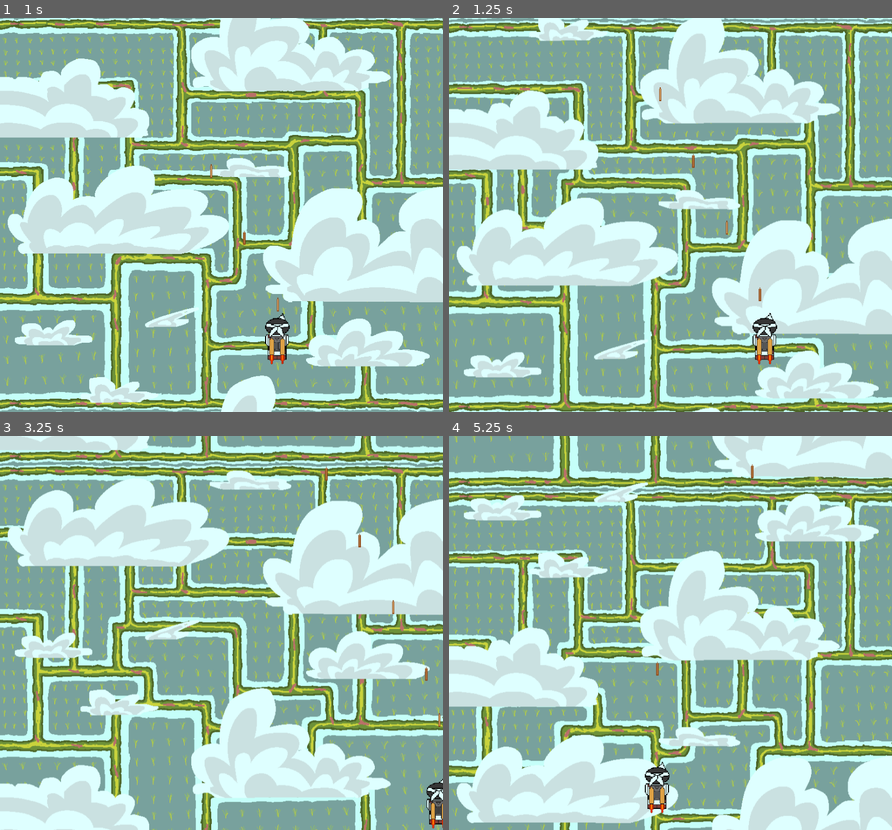
Above: before the commit, frames 1-4 (two rows, left to right).
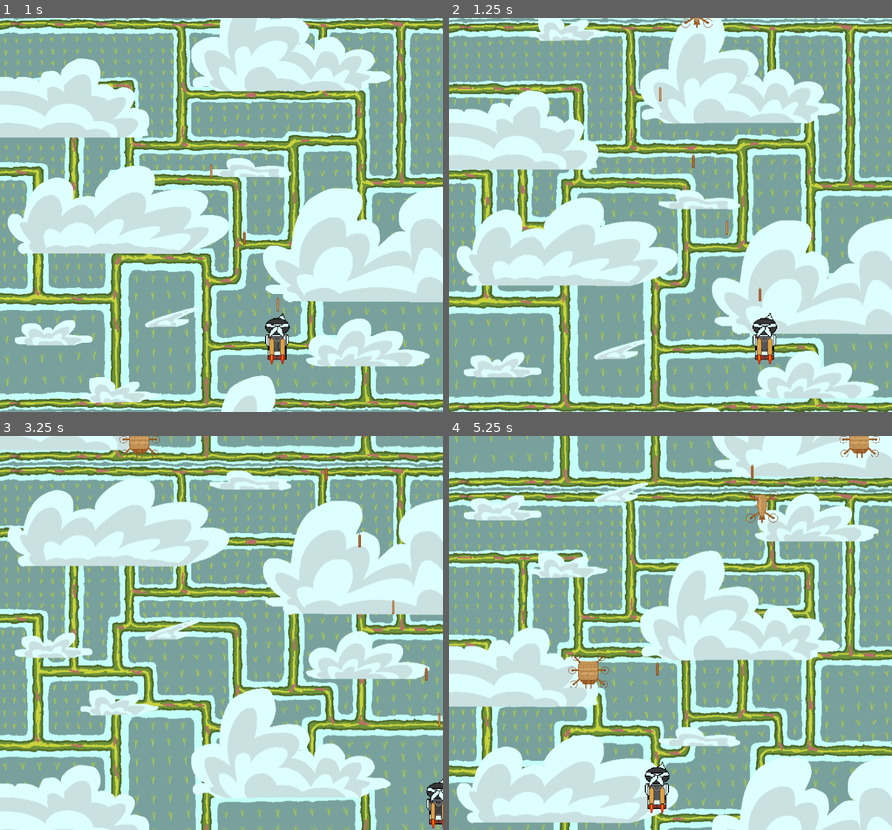
Above: after the commit, the same moments.

Repository: lats99/AdventureofKabayan
Game: Godot game, scene res://scenes/main.tscn
The game is run twice, just before and just after one commit, with the same random seed, the same clock (stepped at 60 frames per second) and the same inputs.
Inputs (mouse positions are in pixels of both pictures, inside the frame that each line leads up to):
- Up to frame 1 (1 s): move the mouse to (318, 195) at 0.52 s; press the mouse at (318, 195) at 0.53 s; hold D (move_right) from 0.53 s (still down)
- Up to frame 2 (1.25 s): keep holding D (move_right)
- Up to frame 3 (3.25 s): move the mouse to (132, 652) at 1.27 s; release D (move_right) at 1.28 s; release the mouse at (132, 652) at 1.28 s; hold S (move_down) 1.28-2.03 s; click (132, 652) at 1.35 s; move the mouse to (265, 546) at 2.02 s; press the mouse at (265, 546) at 2.03 s; hold D (move_right) 2.03-2.78 s; move the mouse to (199, 711) at 2.77 s; release the mouse at (199, 711) at 2.78 s; hold W (move_up) from 2.78 s (still down); click (199, 711) at 2.85 s
- Up to frame 4 (5.25 s): move the mouse to (803, 692) at 3.52 s; release W (move_up) at 3.53 s; press the mouse at (803, 692) at 3.53 s; hold A (move_left) 3.53-5.03 s; move the mouse to (537, 573) at 4.27 s; release the mouse at (537, 573) at 4.28 s; click (537, 573) at 4.35 s; move the mouse to (692, 633) at 5.02 s; press the mouse at (692, 633) at 5.03 s; hold S (move_down) from 5.03 s (still down)

Frame 1 is identical in both runs. In frame 2, less than 0.1% of the frame differs, in the area x 52-60%, y 0-3%; in frame 3, 0.3%; in frame 4, 0.8%, in the area x 26-98%, y 0-65%.

Commit message:
Add enemies and its mechanism

Diff:
--- a/project.godot
+++ b/project.godot
@@ -83,3 +83,9 @@
 "events": [Object(InputEventMouseButton,"resource_local_to_scene":false,"resource_name":"","device":-1,"window_id":0,"a …(257 unchanged characters)…
 ]
 }
+
+[layer_names]
+
+2d_physics/layer_1="player"
+2d_physics/layer_2="enemy"
+2d_physics/layer_3="bullets"
--- /dev/null
+++ b/scenes/adv_enemy.tscn
@@ -0,0 +1,24 @@
+[gd_scene load_steps=3 format=3 uid="uid://cce3fe67tn5lc"]
+
+[ext_resource type="Texture2D" uid="uid://vvudkyoufxvc" path="res://assets/textures/AdvanceDrones.png" id="1_8xbnu"]
+[ext_resource type="Script" uid="uid://cub0jti6wjqk3" path="res://scripts/adv_enemy.gd" id="1_mr0vp"]
+
+[node name="AdvEnemy" type="Area2D"]
+collision_layer = 2
+collision_mask = 5
+script = ExtResource("1_mr0vp")
+speed = 300
+
+[node name="Sprite2D" type="Sprite2D" parent="."]
+texture_filter = 1
+scale = Vector2(0.8, 0.8)
+texture = ExtResource("1_8xbnu")
+
+[node name="CollisionPolygon2D" type="CollisionPolygon2D" parent="."]
+polygon = PackedVector2Array(-26, -33, -28, -30, -28, -24, -20, -11, -40, -11, -12, 3, -8, 11, -17, 11, 0, 31, 16, 11, 8, 11, 13, 2, 38, -11, 19, -11, 28, -27, 27, -32, 25, -34, 11, -23, 0, -32, -11, -24)
+
+[node name="VisibleOnScreenNotifier2D" type="VisibleOnScreenNotifier2D" parent="."]
+position = Vector2(0, -55)
+
+[connection signal="body_entered" from="." to="." method="_on_body_entered"]
+[connection signal="screen_exited" from="VisibleOnScreenNotifier2D" to="." method="_on_visible_on_screen_notifier_2d_screen_exited"]
--- a/scenes/bullets.tscn
+++ b/scenes/bullets.tscn
@@ -7,6 +7,8 @@
 size = Vector2(4.5, 28)
 
 [node name="Bullets" type="Area2D"]
+collision_layer = 4
+collision_mask = 2
 script = ExtResource("1_atg88")
 
 [node name="Sprite2D" type="Sprite2D" parent="."]
@@ -23,4 +25,5 @@
 position = Vector2(1, 5)
 scale = Vector2(0.3, 0.15)
 
+[connection signal="area_entered" from="." to="." method="_on_area_entered"]
 [connection signal="screen_exited" from="VisibleOnScreenNotifier2D" to="." method="_on_visible_on_screen_notifier_2d_screen_exited"]
--- /dev/null
+++ b/scenes/enemy.tscn
@@ -0,0 +1,24 @@
+[gd_scene load_steps=3 format=3 uid="uid://bv6ralo3qoiyi"]
+
+[ext_resource type="Texture2D" uid="uid://bgdqxvc7xlaxw" path="res://assets/textures/RegularDrone.png" id="1_7p1mj"]
+[ext_resource type="Script" uid="uid://c1l6r37o86nkj" path="res://scripts/enemy.gd" id="1_md0e3"]
+
+[node name="Enemy" type="Area2D"]
+texture_filter = 1
+collision_layer = 2
+collision_mask = 5
+script = ExtResource("1_md0e3")
+
+[node name="Sprite2D" type="Sprite2D" parent="."]
+texture_filter = 1
+scale = Vector2(0.8, 0.8)
+texture = ExtResource("1_7p1mj")
+
+[node name="CollisionPolygon2D" type="CollisionPolygon2D" parent="."]
+polygon = PackedVector2Array(-7, -23, -11, -3, -5, 17, -7, 26, 7, 26, 5, 17, 11, -1, 7, -23)
+
+[node name="VisibleOnScreenNotifier2D" type="VisibleOnScreenNotifier2D" parent="."]
+position = Vector2(0, -50)
+
+[connection signal="body_entered" from="." to="." method="_on_body_entered"]
+[connection signal="screen_exited" from="VisibleOnScreenNotifier2D" to="." method="_on_visible_on_screen_notifier_2d_screen_exited"]
--- a/scenes/main.tscn
+++ b/scenes/main.tscn
@@ -1,12 +1,16 @@
-[gd_scene load_steps=5 format=3 uid="uid://dv7td75mgxyav"]
+[gd_scene load_steps=8 format=3 uid="uid://dv7td75mgxyav"]
 
 [ext_resource type="Script" uid="uid://dcgeupljj4fhc" path="res://scripts/main.gd" id="1_0xm2m"]
 [ext_resource type="Texture2D" uid="uid://cmih33sbbkrbk" path="res://assets/textures/bg_ricefield3.png" id="2_0xm2m"]
 [ext_resource type="Texture2D" uid="uid://bp5s3gyww4v7x" path="res://assets/textures/bg_cloud2.png" id="3_h2yge"]
 [ext_resource type="PackedScene" uid="uid://d4jkwtm3fvw4t" path="res://scenes/player.tscn" id="4_jyhfs"]
+[ext_resource type="PackedScene" uid="uid://bv6ralo3qoiyi" path="res://scenes/enemy.tscn" id="5_tbgi4"]
+[ext_resource type="PackedScene" uid="uid://di8rxrjsc1a46" path="res://scenes/med_enemy.tscn" id="6_tefeu"]
+[ext_resource type="PackedScene" uid="uid://cce3fe67tn5lc" path="res://scenes/adv_enemy.tscn" id="7_o6xl0"]
 
 [node name="Main" type="Node2D"]
 script = ExtResource("1_0xm2m")
+enemy_scenes = Array[PackedScene]([ExtResource("5_tbgi4"), ExtResource("6_tefeu"), ExtResource("7_o6xl0")])
 
 [node name="Player" parent="." instance=ExtResource("4_jyhfs")]
 position = Vector2(409, 630)
@@ -34,4 +38,10 @@
 
 [node name="BulletsContainer" type="Node2D" parent="."]
 
+[node name="EnemyContainer" type="Node2D" parent="."]
+
+[node name="EnemySpawnTimer" type="Timer" parent="."]
+autostart = true
+
 [connection signal="bullets_shot" from="Player" to="." method="_on_player_bullets_shot"]
+[connection signal="timeout" from="EnemySpawnTimer" to="." method="_on_enemy_spawn_timer_timeout"]
--- /dev/null
+++ b/scenes/med_enemy.tscn
@@ -0,0 +1,25 @@
+[gd_scene load_steps=3 format=3 uid="uid://di8rxrjsc1a46"]
+
+[ext_resource type="Script" uid="uid://bspx41a5mc4o5" path="res://scripts/med_enemy.gd" id="1_aua1i"]
+[ext_resource type="Texture2D" uid="uid://bli3qtrg0gp3o" path="res://assets/textures/MediumDrones.png" id="1_dewq5"]
+
+[node name="MedEnemy" type="Area2D"]
+texture_filter = 1
+collision_layer = 2
+collision_mask = 5
+script = ExtResource("1_aua1i")
+speed = 225
+
+[node name="Sprite2D" type="Sprite2D" parent="."]
+texture_filter = 1
+scale = Vector2(0.8, 0.8)
+texture = ExtResource("1_dewq5")
+
+[node name="CollisionPolygon2D" type="CollisionPolygon2D" parent="."]
+polygon = PackedVector2Array(-19, -17, 18, -17, 18, 20, 10, 28, -10, 28, -20, 18)
+
+[node name="VisibleOnScreenNotifier2D" type="VisibleOnScreenNotifier2D" parent="."]
+position = Vector2(0, -50)
+
+[connection signal="body_entered" from="." to="." method="_on_body_entered"]
+[connection signal="screen_exited" from="VisibleOnScreenNotifier2D" to="." method="_on_visible_on_screen_notifier_2d_screen_exited"]
--- a/scenes/player.tscn
+++ b/scenes/player.tscn
@@ -4,6 +4,7 @@
 [ext_resource type="Script" uid="uid://cds34ra5i6fqd" path="res://scripts/player.gd" id="1_g2els"]
 
 [node name="Player" type="CharacterBody2D" groups=["player"]]
+collision_mask = 2
 motion_mode = 1
 script = ExtResource("1_g2els")
 
--- /dev/null
+++ b/scripts/adv_enemy.gd
@@ -0,0 +1,28 @@
+class_name AdvEnemy extends Area2D
+
+@export var speed = 150
+@export var hp = 2
+
+# Called when the node enters the scene tree for the first time.
+func _ready() -> void:
+	pass # Replace with function body.
+
+# Called every frame. 'delta' is the elapsed time since the previous frame.
+func _process(delta: float) -> void:
+	global_position.y += speed * delta
+
+func die():
+	queue_free()
+
+func _on_body_entered(body: Node2D) -> void:
+	if body is Player:
+		body.die()
+		die()
+
+func _on_visible_on_screen_notifier_2d_screen_exited() -> void:
+	queue_free()
+
+func take_damage(amount):
+	hp -= amount
+	if hp <= 0:
+		die()
--- a/scripts/bullets.gd
+++ b/scripts/bullets.gd
@@ -1,6 +1,7 @@
 extends Area2D
 
 @export var speed = 600
+@export var damage = 1
 # Called when the node enters the scene tree for the first time.
 func _ready() -> void:
 	pass # Replace with function body.
@@ -13,3 +14,14 @@
 
 func _on_visible_on_screen_notifier_2d_screen_exited() -> void:
 	queue_free()
+
+func _on_area_entered(area: Area2D) -> void:
+	if area is Enemy:
+		area.take_damage(damage)
+		queue_free()
+	elif area is MedEnemy:
+		area.take_damage(damage)
+		queue_free()
+	elif area is AdvEnemy:
+		area.take_damage(damage)
+		queue_free()
--- /dev/null
+++ b/scripts/enemy.gd
@@ -0,0 +1,28 @@
+class_name Enemy extends Area2D
+
+@export var speed = 150
+@export var hp = 1
+# Called when the node enters the scene tree for the first time.
+func _ready() -> void:
+	pass # Replace with function body.
+
+
+# Called every frame. 'delta' is the elapsed time since the previous frame.
+func _process(delta: float) -> void:
+	global_position.y += speed * delta
+
+func die():
+	queue_free()
+
+func _on_body_entered(body: Node2D) -> void:
+	if body is Player:
+		body.die()
+		die()
+
+func _on_visible_on_screen_notifier_2d_screen_exited() -> void:
+	queue_free()
+
+func take_damage(amount):
+	hp -= amount
+	if hp <= 0:
+		die()
--- a/scripts/main.gd
+++ b/scripts/main.gd
@@ -1,9 +1,13 @@
 extends Node2D
 
 const SCROLL_SPEED : int = 25
+
 var player = null
+@export var enemy_scenes: Array[PackedScene] = []
 @onready var player_spawn_pos: Marker2D = $PlayerSpawnPos
 @onready var bullets_container: Node2D = $BulletsContainer
+@onready var enemy_container: Node2D = $EnemyContainer
+
 
 # Called when the node enters the scene tree for the first time.
 func _ready() -> void:
@@ -24,3 +28,9 @@
 	var bullets = bullets_scene.instantiate()
 	bullets.global_position = location
 	bullets_container.add_child(bullets)
+
+
+func _on_enemy_spawn_timer_timeout() -> void:
+	var e = enemy_scenes.pick_random().instantiate()
+	e.global_position = Vector2(randf_range(50, 814), -50)
+	enemy_container.add_child(e)
--- /dev/null
+++ b/scripts/med_enemy.gd
@@ -0,0 +1,27 @@
+class_name MedEnemy extends Area2D
+
+@export var speed = 150
+@export var hp = 2
+# Called when the node enters the scene tree for the first time.
+func _ready() -> void:
+	pass # Replace with function body.
+
+# Called every frame. 'delta' is the elapsed time since the previous frame.
+func _process(delta: float) -> void:
+	global_position.y += speed * delta
+
+func die():
+	queue_free()
+
+func _on_body_entered(body: Node2D) -> void:
+	if body is Player:
+		body.die()
+		die()
+
+func _on_visible_on_screen_notifier_2d_screen_exited() -> void:
+	queue_free()
+
+func take_damage(amount):
+	hp -= amount
+	if hp <= 0:
+		die()
--- a/scripts/player.gd
+++ b/scripts/player.gd
@@ -1,4 +1,4 @@
-extends CharacterBody2D
+class_name Player extends CharacterBody2D
 
 signal bullets_shot (bullets_scene, location)
 
@@ -24,3 +24,6 @@
 
 func shoot():
 	bullets_shot.emit(bullets_scene, muzzle.global_position)
+
+func die():
+	queue_free()
Binary file added: assets/textures/AdvanceDrones.png
Not shown, added: assets/textures/AdvanceDrones.png.import
Binary file added: assets/textures/MediumDrones.png
Not shown, added: assets/textures/MediumDrones.png.import
Binary file added: assets/textures/RegularDrone.png
Not shown, added: assets/textures/RegularDrone.png.import
Not shown, added: scripts/adv_enemy.gd.uid
Not shown, added: scripts/enemy.gd.uid
Not shown, added: scripts/med_enemy.gd.uid
